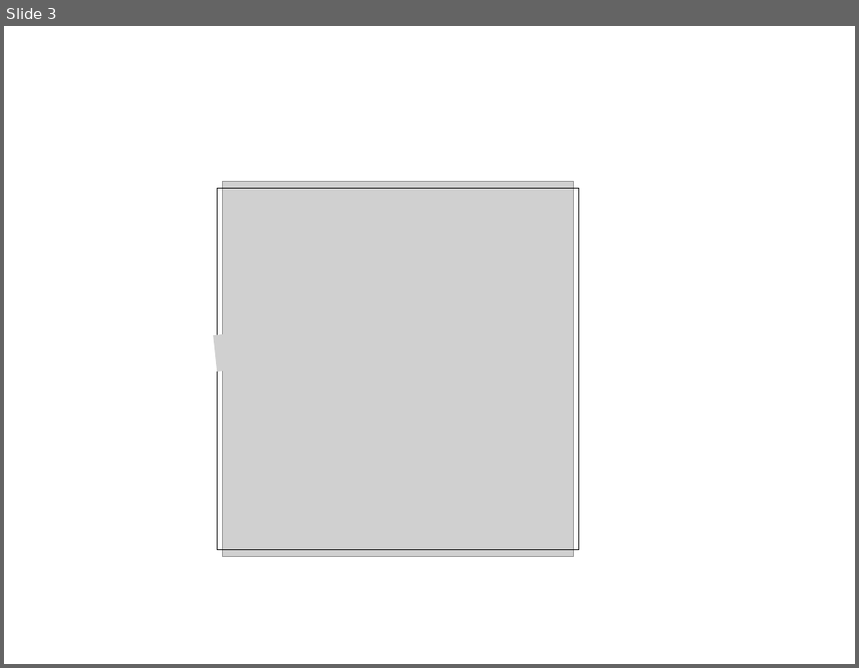
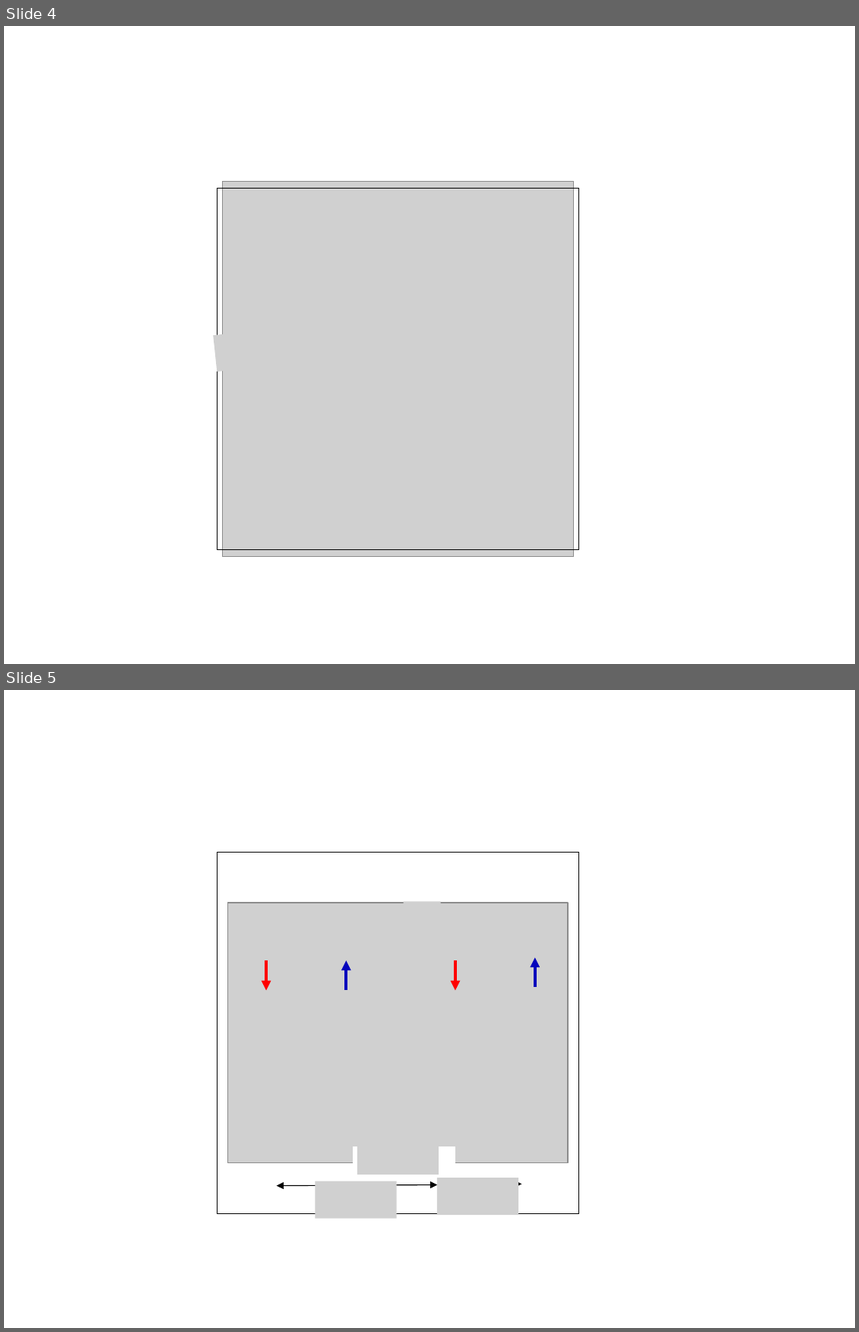
Before and after one commit to nakosai/skyrmion-ysr, a slide deck: Figures/Figures.pptx. Shown one above the other, each under a label of ours: slide 3 before the commit, slides 4 and 5 after it. The pictures are 859x668 and 859x1332 pixels, drawn with LibreOffice and Linux fonts; fonts in the diff are those of the drawing; grey boxes stand for pictures. Boxes give left, top, right and bottom in pixels: in the first picture for what was removed or moved away, otherwise in the second. Text is boxed around its words. In the diff, an @@ line names an element or a change of style, - is before the commit and + after.

```diff
--- a/Figures/Figures.pptx
+++ b/Figures/Figures.pptx
@@ slide 5 added at [4,690,855,1328], background #FFFFFF @@
@@ rectangle added at [217,853,579,1214], outline #000000 0.74 pt @@
@@ picture added at [228,903,567,1163] @@
@@ picture added at [403,902,441,1015] @@
@@ arrow added from (266, 961) to (266, 990), #FF0000 2.75 pt @@
@@ arrow added from (346, 989) to (346, 961), #0404BC 2.75 pt @@
@@ arrow added from (455, 961) to (455, 990), #FF0000 2.75 pt @@
@@ arrow added from (535, 987) to (535, 958), #0404BC 2.75 pt @@
@@ picture added at [357,1138,439,1175] @@
@@ rectangle added at [353,1147,455,1174], fill #FFFFFF, outline #FFFFFF 0.75 pt @@
@@ double arrow added from (276, 1186) to (437, 1186), #000000 0.75 pt @@
@@ picture added at [316,1181,397,1219] @@
@@ double arrow added from (437, 1186) to (522, 1185), #000000 0.75 pt @@
@@ picture added at [437,1178,519,1215] @@
@@ what was slide 3 is now slide 4 @@
```
Also in this commit, not shown: 9 other slides added, 8 slides removed, 35 other files.
